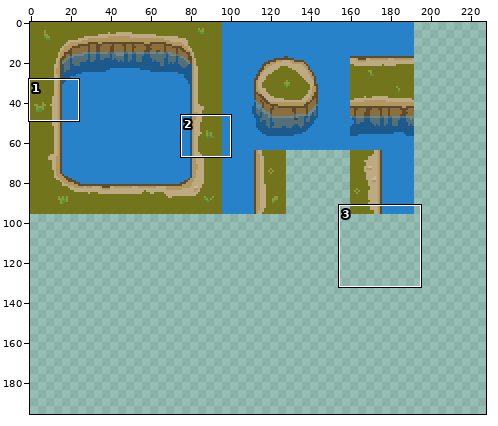
One commit to this sprite sheet: assets/maps/tiled_ressources/raw_tilesets/TX water.png. Above: a wide view before the commit, with the close-up outlined.
Close-up. Before the edit:
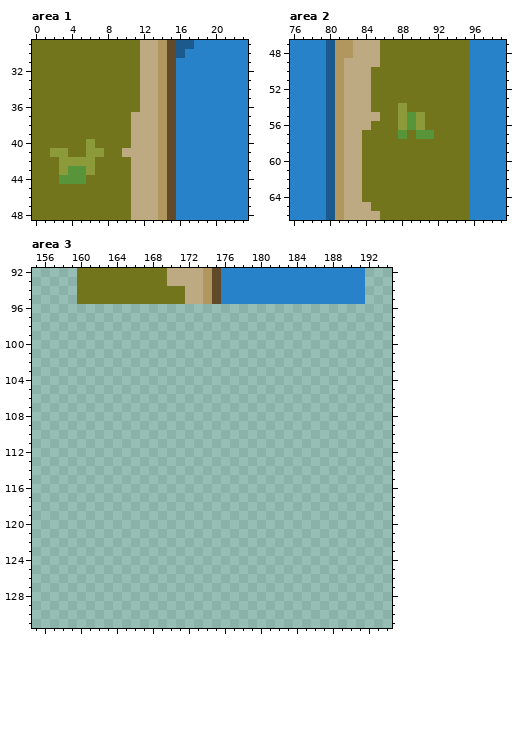
The file is 364x223 pixels. Pixels under 10% opacity are left out. Colours within 5 levels of each other are drawn and written as one. Shown: area 1: x 0..23, y 29..48; area 2: x 76..99, y 47..66; area 3: x 155..194, y 92..131. The wide view leaves out empty margins. The commit also changed other parts of the picture, which this record leaves out.
The same view after the edit:
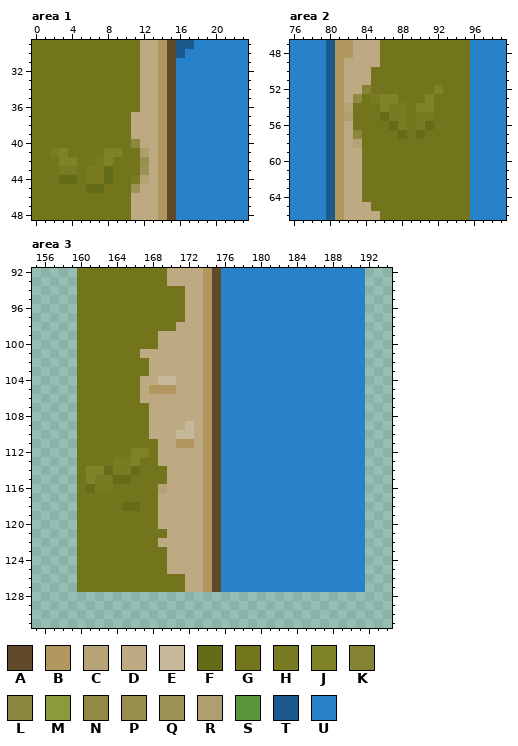
Palette (. is transparent): A #614a29  B #b1965e  C #b5a377  D #bda982  E #c7b89a  F #656c17  G #72751b  H #787b21  J #7f8226  K #868337  L #8c873f  M #8c9a3a  N #908a45  P #988f4f  Q #9d9356  R #af9f6e  S #57943a  T #1c5a8e  U #2882ca
What changed:
Changed rows in their new state; - is an unchanged pixel.
Area 1:
first column x 2:
40 ----G----L-
41 HJ--GGJJGGR
42 -JJGGHJ--GP
43 -HHGHHF--GQ
44 -FFGHHF--HC
45 ----FF---Q-
Area 2:
first column x 82:
52 --K-------J
53 -NGHJJ---J-
54 CGG-JHH-JJ-
55 RGGGFHHGHH-
56 -GG--FHGHF-
57 -L----F-FG-
58 -C---------
Area 3:
first column x 160:
 96 GGGGGGGGGGGGDDBAUUUUUUUUUUUUUUUU
 97 GGGGGGGGGGGGDDBAUUUUUUUUUUUUUUUU
 98 GGGGGGGGGGGDDDBAUUUUUUUUUUUUUUUU
 99 GGGGGGGGGDDDDDBAUUUUUUUUUUUUUUUU
100 GGGGGGGGGDDDDDBAUUUUUUUUUUUUUUUU
101 GGGGGGGDDDDDDDBAUUUUUUUUUUUUUUUU
102 GGGGGGGGDDDDDDBAUUUUUUUUUUUUUUUU
103 GGGGGGGGDDDDDDBAUUUUUUUUUUUUUUUU
104 GGGGGGGDDEEDDDBAUUUUUUUUUUUUUUUU
105 GGGGGGGDBBBDDDBAUUUUUUUUUUUUUUUU
106 GGGGGGGDDDDDDDBAUUUUUUUUUUUUUUUU
107 GGGGGGGGDDDDDDBAUUUUUUUUUUUUUUUU
108 GGGGGGGGDDDDDDBAUUUUUUUUUUUUUUUU
109 GGGGGGGGDDDDEDBAUUUUUUUUUUUUUUUU
110 GGGGGGGGDDDEEDBAUUUUUUUUUUUUUUUU
111 GGGGGGGGGDDBBDBAUUUUUUUUUUUUUUUU
112 GGGGGGJJGDDDDDBAUUUUUUUUUUUUUUUU
113 GGGGHHJGGDDDDDBAUUUUUUUUUUUUUUUU
114 GJJFHHFGGGDDDDBAUUUUUUUUUUUUUUUU
115 GJHHFFGGGGDDDDBAUUUUUUUUUUUUUUUU
116 GFHHGGGGGCDDDDBAUUUUUUUUUUUUUUUU
117 GGGGGGGGGDDDDDBAUUUUUUUUUUUUUUUU
118 GGGGGFFGGDDDDDBAUUUUUUUUUUUUUUUU
119 GGGGGGGGGDDDDDBAUUUUUUUUUUUUUUUU
120 GGGGGGGGGDDDDDBAUUUUUUUUUUUUUUUU
121 GGGGGGGGGGDDDDBAUUUUUUUUUUUUUUUU
122 GGGGGGGGGDDDDDBAUUUUUUUUUUUUUUUU
123 GGGGGGGGGGDDDDBAUUUUUUUUUUUUUUUU
124 GGGGGGGGGGDDDDBAUUUUUUUUUUUUUUUU
125 GGGGGGGGGGDDDDBAUUUUUUUUUUUUUUUU
126 GGGGGGGGGGGGDDBAUUUUUUUUUUUUUUUU
127 GGGGGGGGGGGGDDBAUUUUUUUUUUUUUUUU
Pixel boxes of the changes (left, top, right, bottom) in both close-ups:
changed: (50, 139, 149, 193)
changed: (344, 85, 443, 148)
added: (77, 304, 365, 592)
